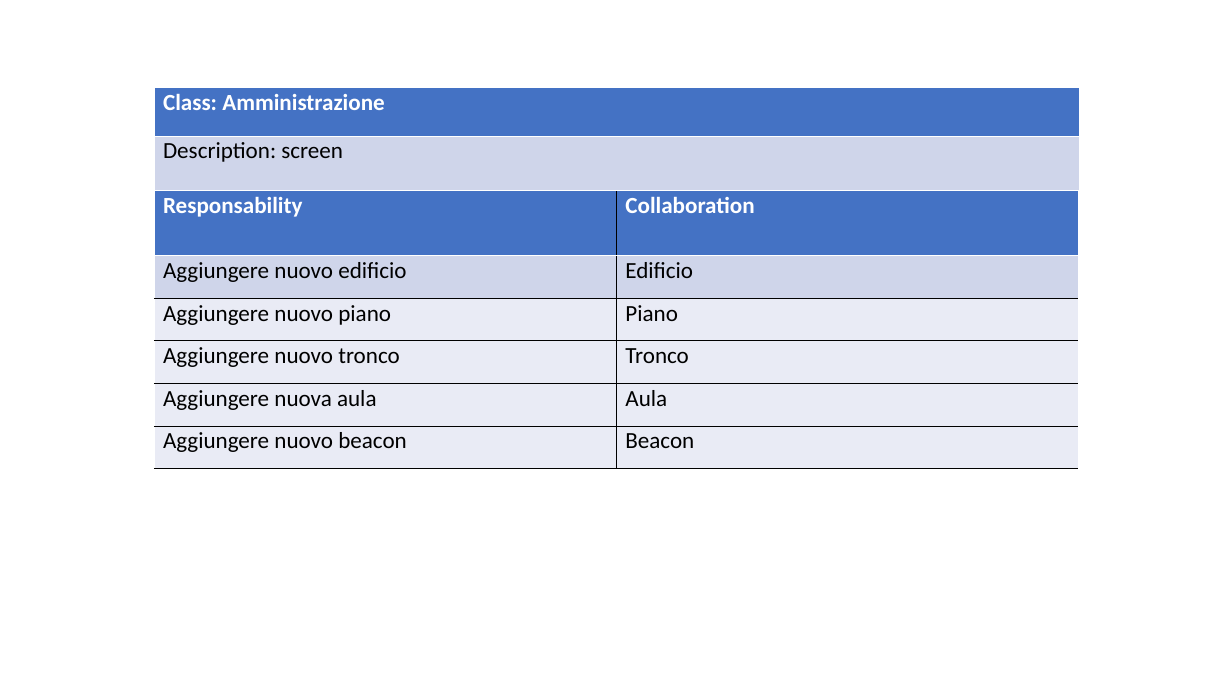
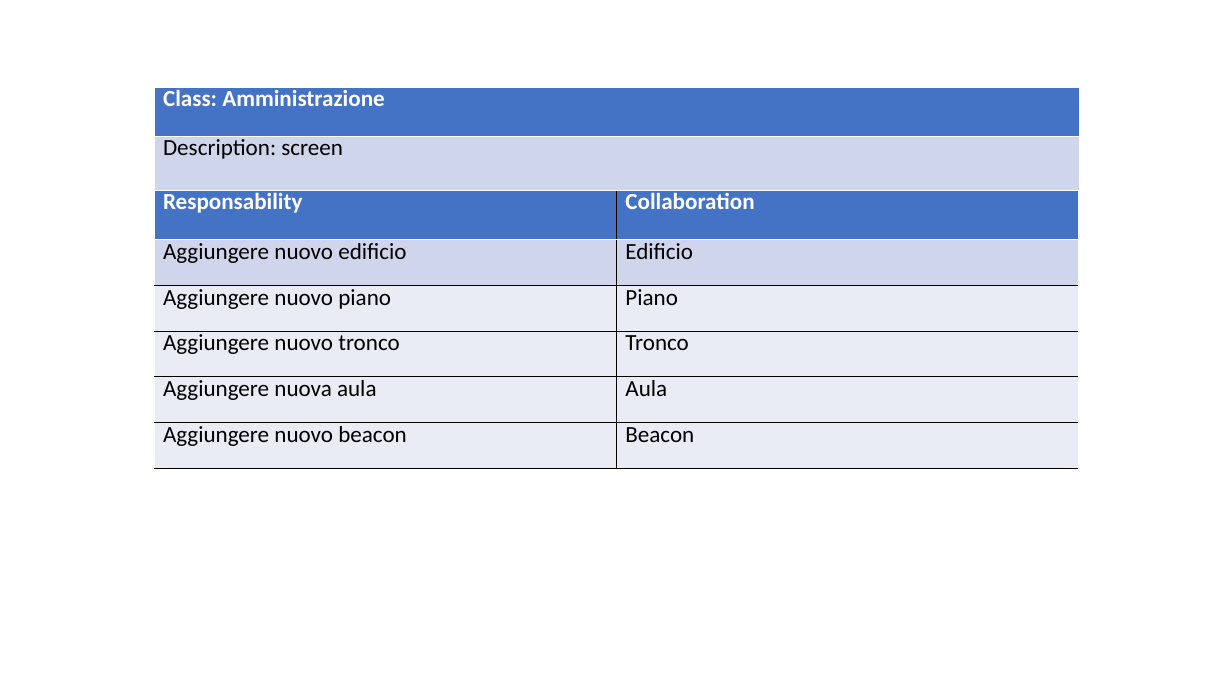
Before and after one commit to ecorradini/ProgettoIDS, a slide deck: slide 1 of AnalisiRequisiti/CRC/UT5/CRC_UT5.ppt. Drawn at 1232x693 pixels with LibreOffice and Linux fonts; fonts in the diff are those of the drawing. Boxes give left, top, right and bottom in pixels: in the first picture for what was removed or moved away, otherwise in the second. Text is boxed around its words. In the diff, an @@ line names an element or a change of style, - is before the commit and + after.

```diff
--- a/AnalisiRequisiti/CRC/UT5/CRC_UT5.ppt
+++ b/AnalisiRequisiti/CRC/UT5/CRC_UT5.ppt
@@ table at bbox=[154, 87, 1079, 190] @@
@@ line spacing 0.83 to 0.69 @@
@@ table at bbox=[154, 189, 1078, 467] @@
@@ line spacing 0.83 to 0.69 @@
```
Also in this commit, not shown: 6 other slides changed, 2 slides added, 10 other files.
